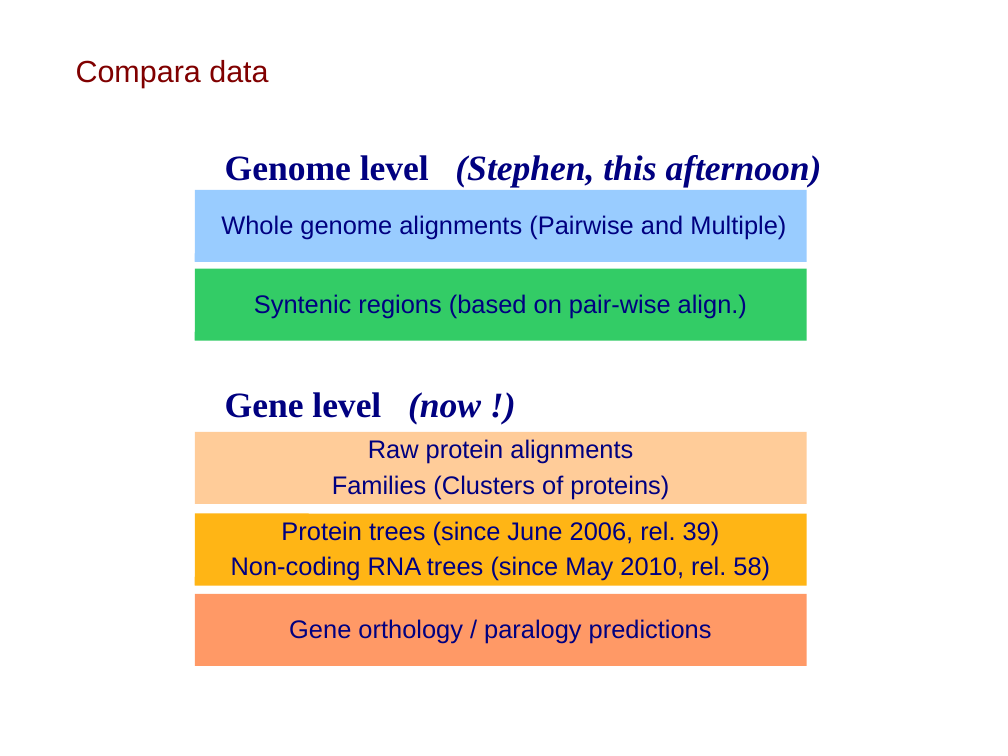
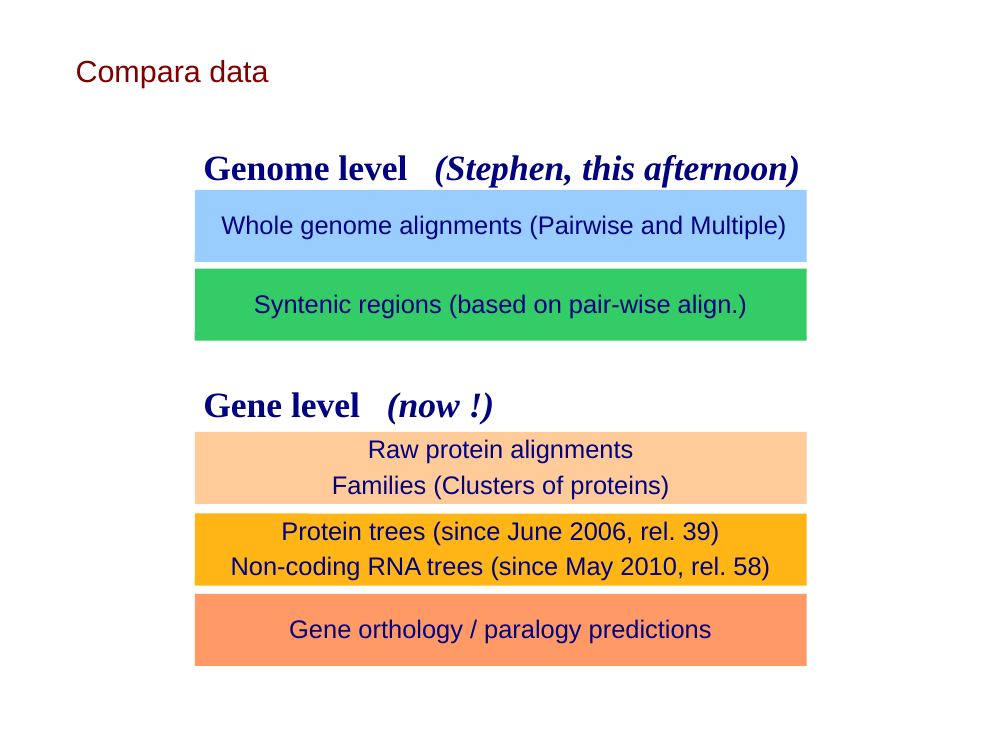
Before and after one commit to Ensembl/ensembl-compara, a slide deck: slide 5 of docs/API_workshop_slides.gene_part.odp (slide 4 before the commit). Drawn at 1008x756 pixels with LibreOffice and Linux fonts; fonts in the diff are those of the drawing; background and template pictures are left out. Boxes give left, top, right and bottom in pixels: in the first picture for what was removed or moved away, otherwise in the second. Text is boxed around its words. In the diff, an @@ line names an element or a change of style, - is before the commit and + after.

```diff
--- a/docs/API_workshop_slides.gene_part.odp
+++ b/docs/API_workshop_slides.gene_part.odp
@@ text "Genome level (Stephen, this afternoon)": place and size @@
-text "Genome level (Stephen, this afternoon)" at [225,155,822,187]
+text "Genome level (Stephen, this afternoon)" at [203,155,800,187]
@@ text "Gene level (now !)": place and size @@
-text "Gene level (now !)" at [225,392,481,424]
+text "Gene level (now !)" at [203,392,460,424]
```
Also in this commit, not shown: 11 other slides changed, 1 slide removed, 3 other files.
